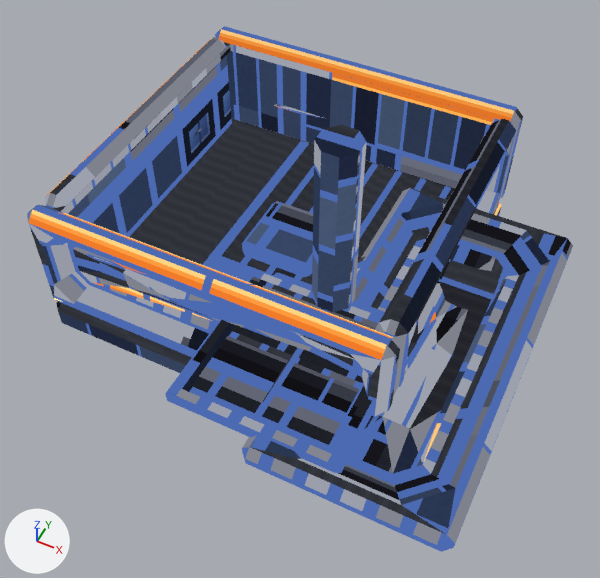
The glTF model art/out/marlit_solar.glb: old version first, new version second.
Camera for both pictures: a 50 mm camera at (1.1, -2.59, 3.2) aimed at (-0.18, -0.03, 0.0). The axes (+X, +Y, +Z) are drawn at lower left. The lights are the same throughout. The picture after the commit comes second. Vertices at exactly the same position are counted once.

The first picture shows 'marlit_solar_body', 'marlit_solar_lid', 'marlit_solar_mast', 'marlit_solar_panel'.
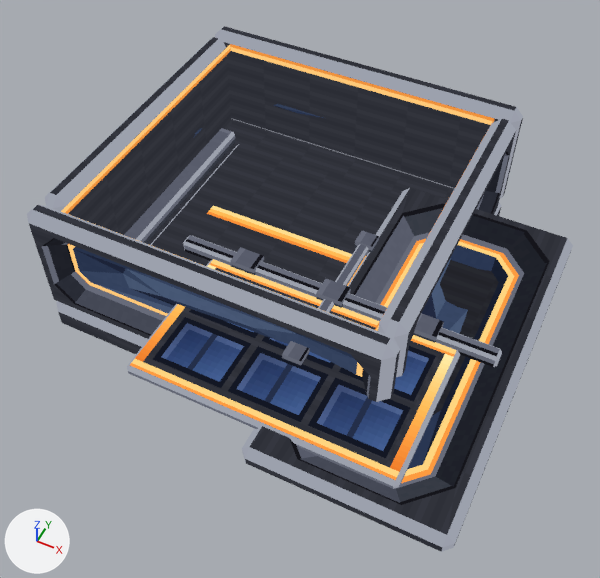
Commit message: Marlit solar array: a scissor lift with three roof-shaped tiers

What differs and where, as boxes (x1, y1, x2, y2) in the pictures (600 x 578 px; the box of a moved part takes in the faces that stretch with it):
'marlit_solar_body', reshaped: before (27, 26, 523, 416); after (27, 26, 523, 402)
'marlit_solar_panel', reshaped (34% wider, 14% taller): before (165, 271, 414, 473); after (127, 259, 460, 489)
'marlit_solar_mast', deleted (blue): before (312, 125, 367, 312)
'marlit_solar_axle', added: after (183, 235, 502, 367)
'marlit_solar_arm', added: after (282, 231, 379, 366)
part 1 of me_marlit_solar_body, added: after (125, 128, 235, 243)
part 2 of me_marlit_solar_body, added: after (151, 144, 399, 284)
part 3 of me_marlit_solar_body, deleted (blue): before (242, 201, 313, 277)
part 4 of me_marlit_solar_body, added (orange): after (207, 206, 352, 263)
part 5 of me_marlit_solar_body, surface changed (blue to grey): before (27, 26, 523, 416); after (27, 26, 523, 402)
part 6 of me_marlit_solar_lid, surface changed: (242, 188, 573, 552) in both
part 7 of me_marlit_solar_panel, rebuilt (34% wider, 14% taller): before (165, 271, 414, 473); after (127, 259, 460, 489)
part 8 of me_marlit_solar_panel, rebuilt: before (168, 271, 382, 466); after (130, 259, 457, 480)
part 9 of me_marlit_solar_panel, rebuilt: before (231, 286, 321, 355); after (262, 336, 335, 369)
part 10 of me_marlit_solar_panel, moved or reshaped: before (192, 273, 385, 445); after (153, 309, 436, 458)

The change, as a list of edits to the scene's bpy script:
```text
Change me_marlit_solar_body:
    verts and faces of me_marlit_solar_body; kept vertices keep their numbers, new ones are numbered from 288
    remove me_marlit_solar_body.from_pydata(...)  # 288 vertices, 568 faces; spans x -1.5..0.5, y -0.5..1.5, z -0.5..0.38
    add me_marlit_solar_body.from_pydata(...)  # 340 vertices, 658 faces; spans x -1.5..0.5, y -0.5..1.5, z -0.5..0.38
    me_marlit_solar_body part 1: a new loose piece of 24 vertices spanning x -1.4..-1.26, y -0.2..1.2, z -0.3..-0.2, in mat_marlit_solar
    me_marlit_solar_body part 2: a new loose piece of 24 vertices spanning x -1.22..0.22, y -0.15..1.15, z -0.3..-0.24, in mat_marlit_solar
    me_marlit_solar_body part 3: the loose piece of 24 vertices spanning x -0.72..-0.28, y 0.28..0.72, z -0.3..-0.18 is deleted
    me_marlit_solar_body part 4
    add verts[288] = (-1.05, 0.46, -0.24)  # pixel (206, 213)
    add verts[289] = (0.05, 0.46, -0.24)
    add verts[290] = (0.05, 0.54, -0.24)
    add verts[291] = (-1.05, 0.54, -0.24)  # pixel (213, 205)
    add faces += [(288, 289, 290), (288, 290, 291)]
    me_marlit_solar_body part 5: 524 kept faces spanning x -1.5..0.5, y -0.5..1.5, z -0.5..0.38 get new texture (UV) coordinates
    other edits to the shape of me_marlit_solar_body do not show in these pictures
Change me_marlit_solar_lid:
    where me_marlit_solar_lid.from_pydata(...)  # 61 vertices, 118 faces; spans x 0.0..1.0, y -1.0..1.0, z -0.15..0.0
    me_marlit_solar_lid part 6: texture (UV) coordinates of 118 of 118 faces, centred in x 0.0..1.0, y -1.0..1.0, z -0.13..0.0, changed; they spanned u 0.0..0.99, v 0.23..1.0 and now span u 0.0..0.98, v 0.42..1.0
Change me_marlit_solar_panel:
    remove me_marlit_solar_panel.from_pydata(...)  # 76 vertices, 104 faces; spans x -0.45..0.45, y -0.9..0.04, z -0.07..0.012
    add me_marlit_solar_panel.from_pydata(...)  # 108 vertices, 152 faces; spans x -0.7..0.7, y -0.85..0.0, z -0.05..0.012
    me_marlit_solar_panel part 7: the loose piece of 24 vertices spanning x -0.45..0.45, y -0.9..0.0, z -0.05..0.01 is rebuilt with 24 vertices and now spans x -0.7..0.7, y -0.85..-0.03, z -0.05..0.01
    me_marlit_solar_panel part 8: the loose piece of 12 vertices spanning x -0.43..0.43, y -0.88..-0.02, z 0.011 is rebuilt with 12 vertices and now spans x -0.68..0.68, y -0.83..-0.05, z 0.011
    me_marlit_solar_panel part 9: the loose piece of 4 vertices spanning x -0.352..-0.018, y -0.432..-0.098, z 0.012 is rebuilt with 4 vertices and now spans x -0.189..0.189, y -0.422..-0.128, z 0.012
    me_marlit_solar_panel part 10: 36 vertices removed from x -0.352..0.352, y -0.802..0.04, z -0.07..0.012; 20 vertices added at x -0.602..0.602, y -0.752..-0.128, z 0.012
    other edits to the shape of me_marlit_solar_panel do not show in these pictures
Remove ob_marlit_solar_mast:
    ob_marlit_solar_mast = bpy.data.objects.new('marlit_solar_mast', me_marlit_solar_mast)
Add ob_marlit_solar_axle:
    ob_marlit_solar_axle = bpy.data.objects.new('marlit_solar_axle', me_marlit_solar_axle)  # 48 vertices, 80 faces; spans x -0.88..0.88, y -0.06..0.06, z -0.06..0.06
    ob_marlit_solar_axle.location = (0.0, 0.0, 0.0)
Add ob_marlit_solar_arm:
    ob_marlit_solar_arm = bpy.data.objects.new('marlit_solar_arm', me_marlit_solar_arm)  # 56 vertices, 84 faces; spans x -0.05..0.05, y -0.47..0.47, z -0.045..0.045
    ob_marlit_solar_arm.location = (0.0, 0.0, 0.0)
```
